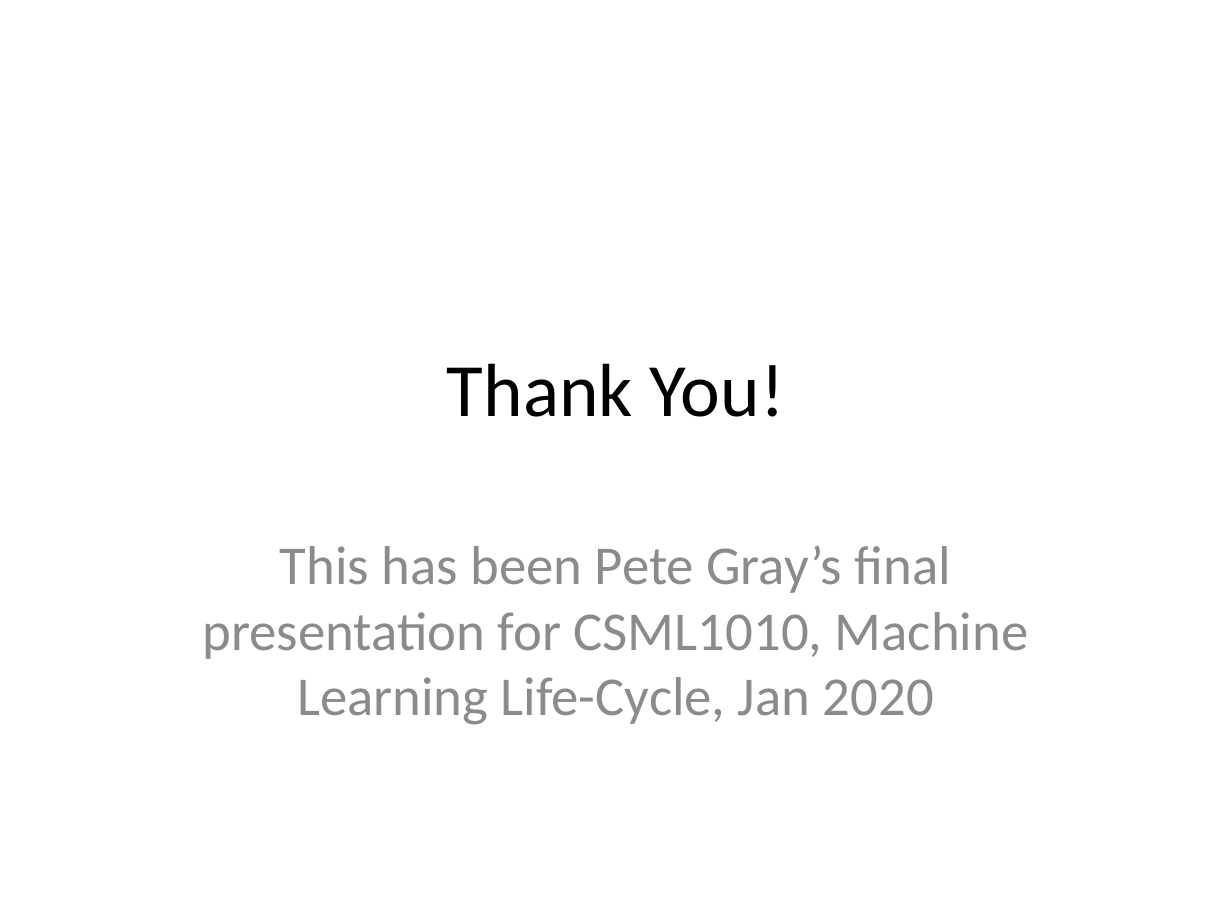
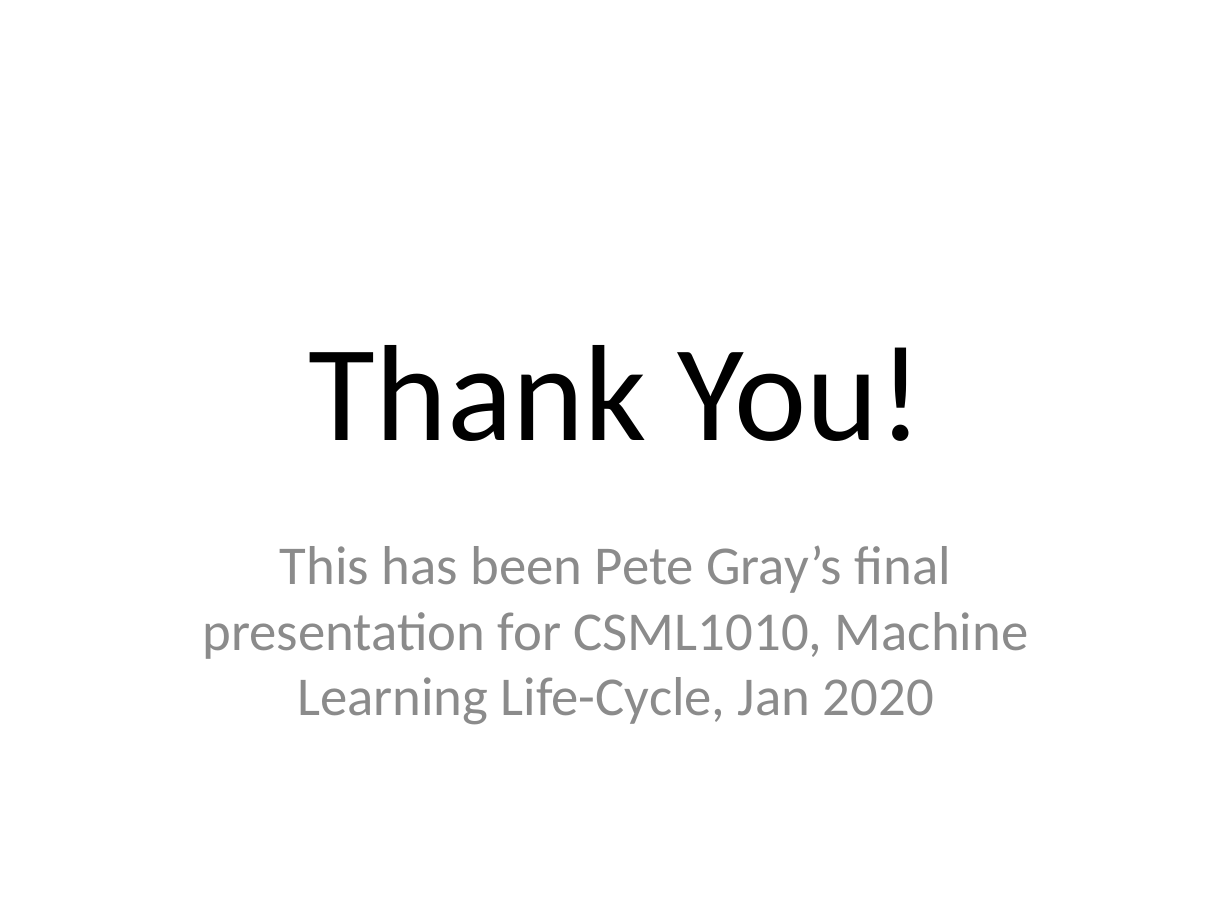
Before and after one commit to 3dspace/language-processing-lifecycle-fall2019, a slide deck: slide 29 of pgray-SentimentAnalysis-csml1010.pptx (slide 28 before the commit). Drawn at 1232x924 pixels with LibreOffice and Linux fonts; fonts in the diff are those of the drawing. Boxes give left, top, right and bottom in pixels: in the first picture for what was removed or moved away, otherwise in the second. Text is boxed around its words. In the diff, an @@ line names an element or a change of style, - is before the commit and + after.

```diff
--- a/pgray-SentimentAnalysis-csml1010.pptx
+++ b/pgray-SentimentAnalysis-csml1010.pptx
@@ title "Thank You!" at [309,345,923,441]: size 44 to 80 pt @@
```
Also in this commit, not shown: 12 other slides changed, 1 slide added.
